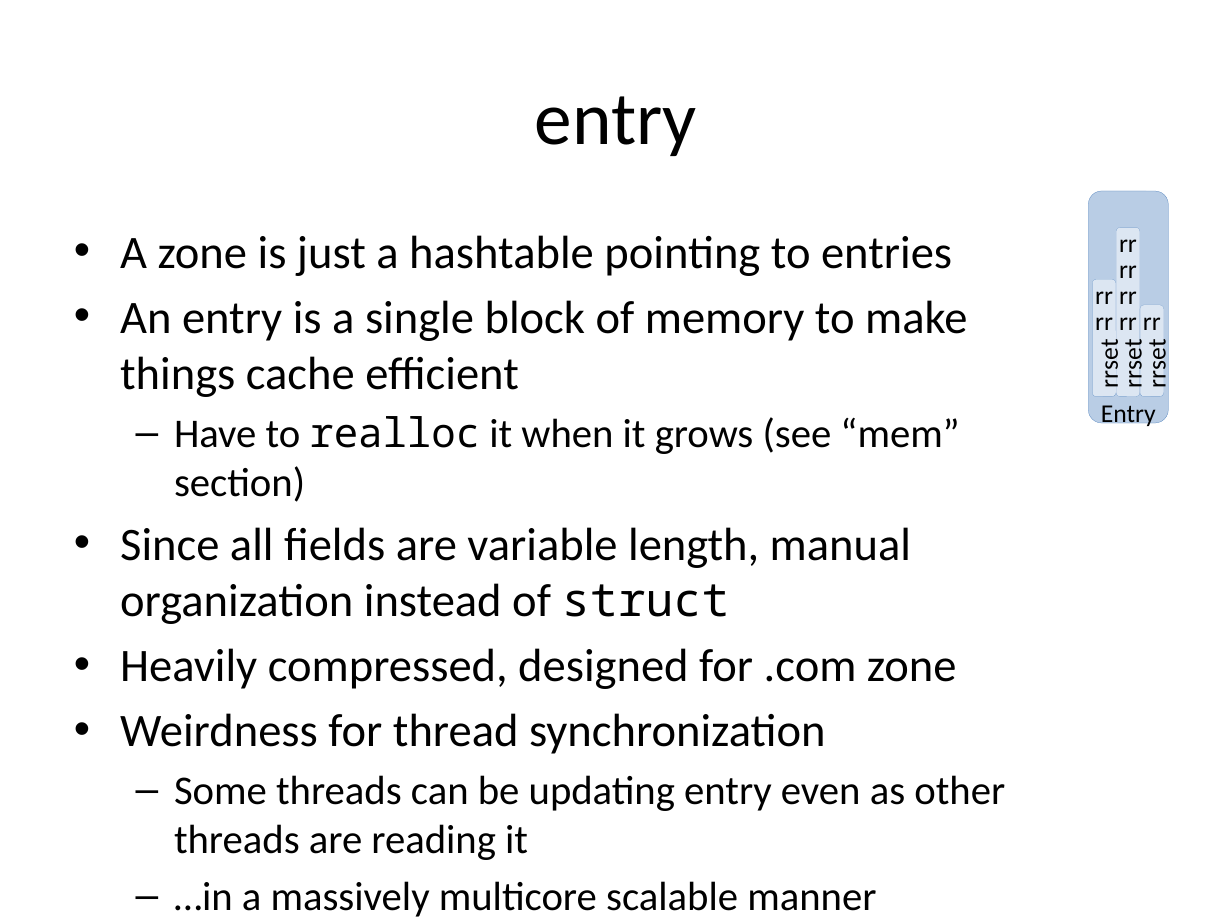
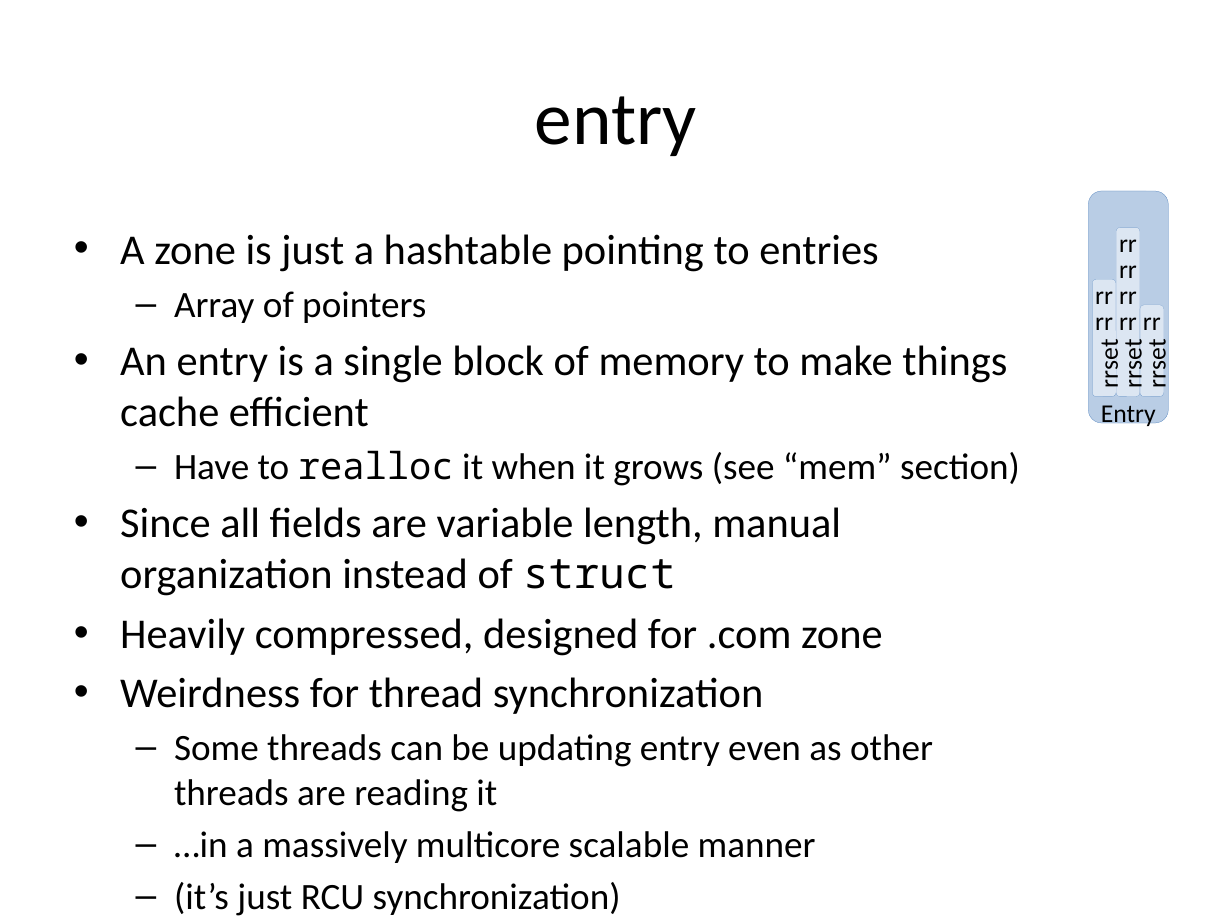
Before and after one commit to robertdavidgraham/robdns, a slide deck: slide 28 of doc/high-level-design.pptx (slide 9 before the commit). Drawn at 1232x924 pixels with LibreOffice and Linux fonts; fonts in the diff are those of the drawing. Boxes give left, top, right and bottom in pixels: in the first picture for what was removed or moved away, otherwise in the second. Text is boxed around its words. In the diff, an @@ line names an element or a change of style, - is before the commit and + after.

```diff
--- a/doc/high-level-design.pptx
+++ b/doc/high-level-design.pptx
@@ text at [174, 291, 426, 323]: paragraph added @@
+  – Array of pointers
@@ text at [120, 345, 1020, 863]: size 27.2 to 24.8 pt in "A zone is just a hashtable pointing ...", "An entry is a single block of ...", "Since all fields are variable length, manual ...", "Heavily compressed, designed for .com zone" and 1 more places; size 23.8 to 21.7 pt in "Have to realloc it when it grows ...", "Some threads can be updating entry even ...", "…in a massively multicore scalable manner" @@
@@ text at [174, 882, 621, 916]: paragraph added @@
+  – (it’s just RCU synchronization)
```
Also in this commit, not shown: 7 other slides changed, 20 slides added, 16 other files.
